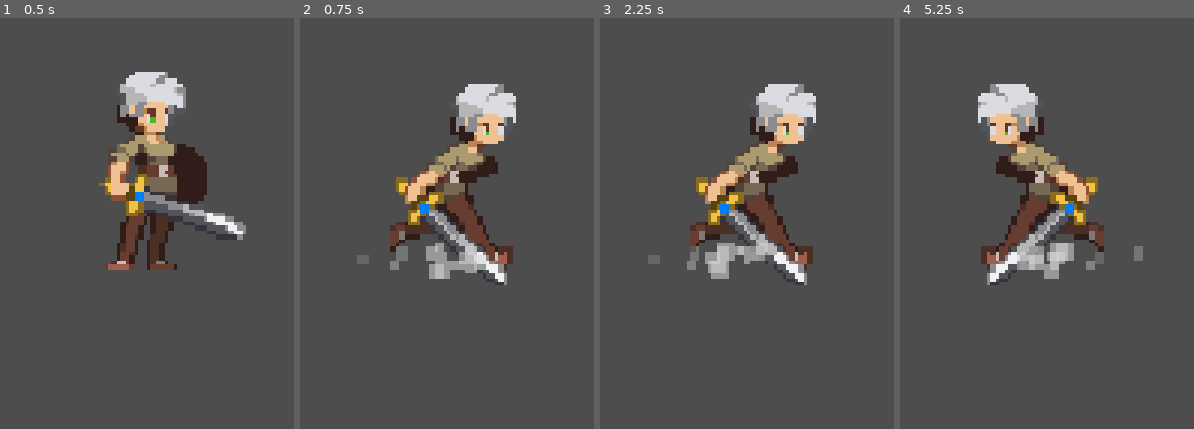
Above: before the commit, frames 1-4 (left to right).
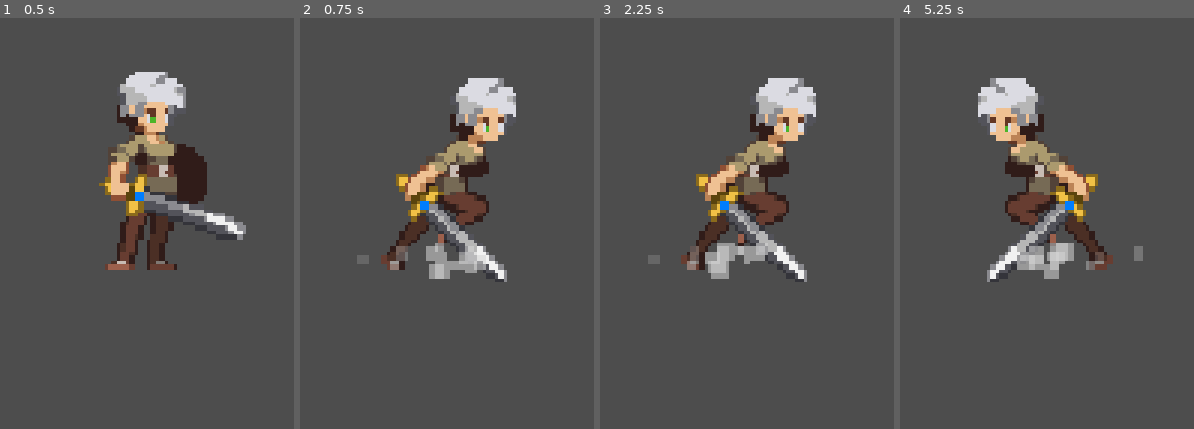
Above: after the commit, the same moments.

Repository: Leafys-Dev/sidescroller-1
Game: Godot game, scene res://levels/test_level/test_level.tscn
The game is run twice, just before and just after one commit, with the same random seed, the same clock (stepped at 60 frames per second) and the same inputs.
Inputs (mouse positions are in pixels of both pictures, inside the frame that each line leads up to):
- Up to frame 1 (0.5 s): no input
- Up to frame 2 (0.75 s): tap Enter at 0.5 s; move the mouse to (outside the picture) at 0.52 s; hold D (move_right) from 0.53 s (still down); tap Shift (dash) at 0.6 s; click (outside the picture) at 0.67 s
- Up to frame 3 (2.25 s): tap Space (jump) at 0.77, 0.8, 1.07 s; release D (move_right) at 1.25 s; drag from (outside the picture) to (626, 289) at 1.27 s; move the mouse to (outside the picture) at 2.02 s; hold D (move_right) from 2.03 s (still down); tap Shift (dash) at 2.1 s
- Up to frame 4 (5.25 s): tap Space (jump) at 2.3, 3.6, 3.77, 4.07 s; release D (move_right) at 2.75 s; drag from (926, 289) to (outside the picture) at 2.77 s; move the mouse to (outside the picture) at 3.52 s; hold A (move_left) 3.53-4.25 s; drag from (outside the picture) to (outside the picture) at 4.27 s; move the mouse to (1167, 22) at 5.02 s; hold A (move_left) from 5.03 s (still down); tap Shift (dash) at 5.1 s; click (1167, 22) at 5.17 s

Frame 1 is identical in both runs. In frame 2, 6.4% of the frame differs, in the area x 27-74%, y 14-65%; in frame 3, 6.4%; in frame 4, 6.4%.

Commit message:
add dash animation

Diff:
--- a/entities/player/player.tscn
+++ b/entities/player/player.tscn
@@ -15,6 +15,10 @@
 [ext_resource type="Script" uid="uid://h42ode73ytnu" path="res://entities/player/states/wall_jump_state.gd" id="13_j3ovn"]
 [ext_resource type="Script" uid="uid://crw213p1d2tbd" path="res://entities/player/states/dash_state.gd" id="14_afbqv"]
 
+[sub_resource type="AtlasTexture" id="AtlasTexture_eyb6c"]
+atlas = ExtResource("3_sglur")
+region = Rect2(0, 0, 64, 64)
+
 [sub_resource type="AtlasTexture" id="AtlasTexture_fkugw"]
 atlas = ExtResource("2_abrql")
 region = Rect2(0, 0, 64, 64)
@@ -81,6 +85,14 @@
 
 [sub_resource type="SpriteFrames" id="SpriteFrames_xrivr"]
 animations = [{
+"frames": [{
+"duration": 1.0,
+"texture": SubResource("AtlasTexture_eyb6c")
+}],
+"loop": 0,
+"name": &"dash",
+"speed": 5.0
+}, {
 "frames": [{
 "duration": 1.0,
 "texture": SubResource("AtlasTexture_fkugw")
@@ -207,7 +219,7 @@
 
 [node name="AnimatedSprite2D" type="AnimatedSprite2D" parent="." unique_id=285813524]
 sprite_frames = SubResource("SpriteFrames_xrivr")
-animation = &"idle"
+animation = &"dash"
 autoplay = "idle"
 offset = Vector2(0, -25)
 
--- a/entities/player/states/dash_state.gd
+++ b/entities/player/states/dash_state.gd
@@ -15,6 +15,7 @@
 	entity.has_dash = false
 	entity.dash_timer = entity.dash_duration
 
+	entity.player_sprite.play("dash")
 	entity.update_facing(direction)
 	entity.squash_and_stretch(Vector2(1.3, 0.75), 0.15)
 	entity.jump_dust.restart()
